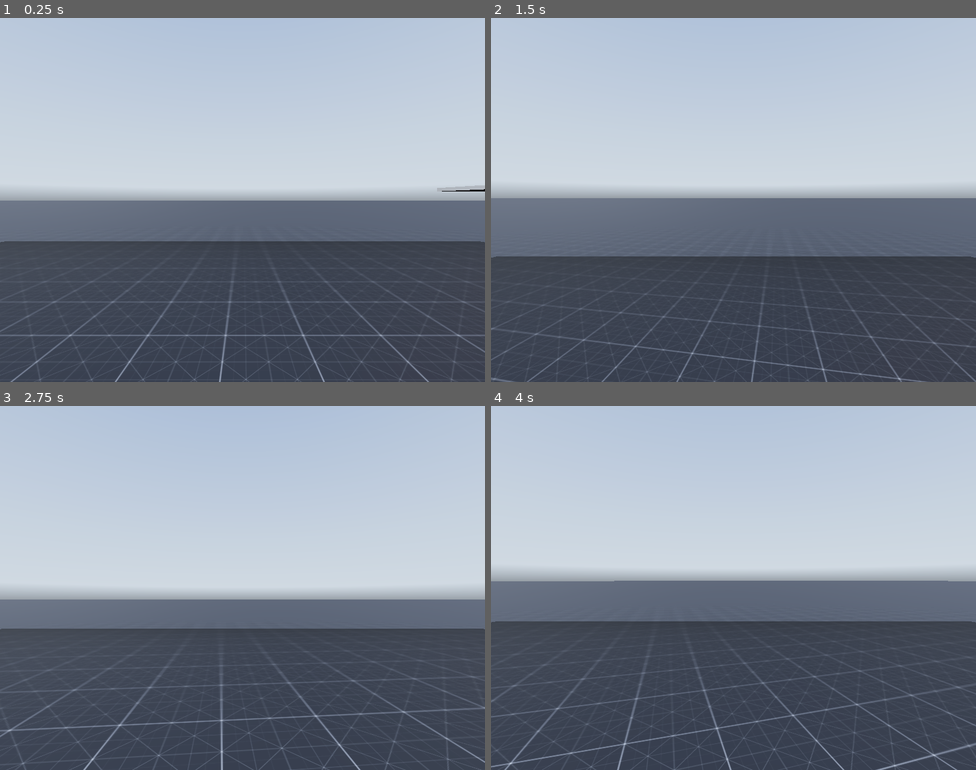
Above: before the commit, frames 1-4 (two rows, left to right).
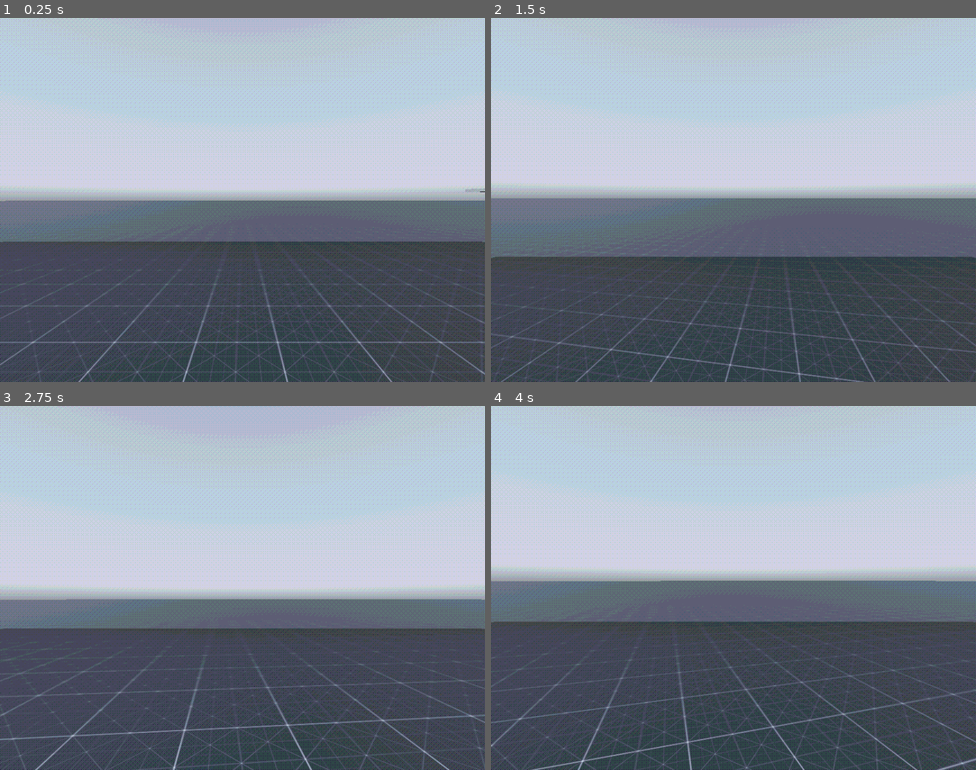
Above: after the commit, the same moments.

Repository: NilTPL/SampleFPS
Game: Godot game, scene res://levels/level_001.tscn
The game is run twice, just before and just after one commit, with the same random seed, the same clock (stepped at 60 frames per second) and the same inputs. A sky picture missing from this copy of the repository is replaced by a grey-blue gradient.
Inputs (mouse positions are in pixels of both pictures, inside the frame that each line leads up to):
- Up to frame 1 (0.25 s): no input
- Up to frame 2 (1.5 s): tap Enter at 0.5 s; move the mouse to (757, 200) at 0.52 s; hold Ctrl (player_crouch) 0.53-1.28 s; hold W (player_move_forward) from 0.53 s (still down); click (757, 200) at 0.67 s; tap Space (player_jump) at 0.77 s; move the mouse to (709, 200) at 1.27 s; tap Ctrl (player_crouch) at 1.35 s
- Up to frame 3 (2.75 s): keep holding W (player_move_forward); tap Space (player_jump) at 1.52 s; move the mouse to (252, 580) at 2.02 s; hold Ctrl (player_crouch) from 2.03 s (still down)
- Up to frame 4 (4 s): keep holding W (player_move_forward); move the mouse to (728, 595) at 2.77 s; release Ctrl (player_crouch) at 2.78 s; tap Ctrl (player_crouch) at 2.85 s; click (728, 595) at 2.92 s; tap Space (player_jump) at 3.02, 3.77 s; move the mouse to (767, 591) at 3.52 s; hold Ctrl (player_crouch) from 3.53 s (still down)

The runs differ from the first frame. In frame 1, 3.5% of the frame differs, in the area x 0-100%, y 46-100%; in frame 2, 2.9%; in frame 3, 3.6%; in frame 4, 3.9%, in the area x 0-100%, y 48-100%.

Commit message:
PostProcessing added
PSX post-processing set up, small changes to the worldmap

Diff:
--- a/controllers/fps_controller.tscn
+++ b/controllers/fps_controller.tscn
@@ -137,6 +137,7 @@
 transform = Transform3D(0.05, 0, 0, 0, 0.05, 0, 0, 0, 0.05, 0, 1.75, 0)
 
 [node name="Camera3D" type="Camera3D" parent="CameraController"]
+transform = Transform3D(20, 0, 0, 0, 20, 0, 0, 0, 20, 0, 0, 0)
 
 [node name="ReflectionProbe" type="ReflectionProbe" parent="CameraController/Camera3D"]
 update_mode = 1
--- a/levels/level_001.tscn
+++ b/levels/level_001.tscn
@@ -1,7 +1,8 @@
-[gd_scene load_steps=6 format=3 uid="uid://b1yleqbb8tc7x"]
+[gd_scene load_steps=8 format=3 uid="uid://b1yleqbb8tc7x"]
 
 [ext_resource type="PackedScene" uid="uid://btv0a42cgxt8g" path="res://levels/WE_test.tscn" id="1_db21n"]
 [ext_resource type="Texture2D" uid="uid://blwu62r7auiqw" path="res://textures/prototypeTextures/Dark/texture_04.png" id="3_y583q"]
+[ext_resource type="Shader" path="res://shaders/postprocessingps1.gdshader" id="4_3hq1t"]
 [ext_resource type="Material" uid="uid://cc8bkrnrtgxmo" path="res://materials/orange_grid.tres" id="4_lfpe5"]
 [ext_resource type="PackedScene" uid="uid://c3ffql15mo0aj" path="res://controllers/fps_controller.tscn" id="4_liofc"]
 
@@ -9,17 +10,24 @@
 albedo_texture = ExtResource("3_y583q")
 uv1_triplanar = true
 
+[sub_resource type="ShaderMaterial" id="ShaderMaterial_28pu2"]
+shader = ExtResource("4_3hq1t")
+shader_parameter/enabled = true
+shader_parameter/dithering = true
+shader_parameter/colors = 12
+shader_parameter/dither_size = 2
+
 [node name="Node3D" type="Node3D"]
 
 [node name="WorldEnvironment" parent="." instance=ExtResource("1_db21n")]
 
-[node name="Geometry" type="Node3D" parent="."]
-
-[node name="Floor" type="CSGBox3D" parent="Geometry"]
+[node name="Floor" type="CSGBox3D" parent="."]
 transform = Transform3D(1, 0, 0, 0, 1, 0, 0, 0, 1, 0, -0.25, 3)
 material_override = SubResource("StandardMaterial3D_fmf16")
 use_collision = true
 size = Vector3(1000, 0.5, 1000)
+
+[node name="Geometry" type="Node3D" parent="."]
 
 [node name="CrouchPlatforms" type="CSGCombiner3D" parent="Geometry"]
 use_collision = true
@@ -45,10 +53,17 @@
 operation = 2
 size = Vector3(4, 7.09088, 4)
 
-[node name="CSGBox3D" type="CSGBox3D" parent="Geometry/Stair"]
+[node name="HallwayClipper" type="CSGBox3D" parent="Geometry/Stair"]
 transform = Transform3D(0.866025, 0, -0.5, 0, 1, 0, 0.5, 0, 0.866025, 0.12132, 1.75, 8.96243)
 operation = 2
 size = Vector3(10, 3.5, 3)
+
+[node name="BackClipper" type="CSGCylinder3D" parent="Geometry/Stair"]
+transform = Transform3D(1, 0, 0, 0, 1, 0, 0, 0, 1, 7.5, 1, 5.5)
+operation = 2
+radius = 2.6
+height = 4.0
+sides = 16
 
 [node name="Arch" type="CSGCombiner3D" parent="Geometry"]
 transform = Transform3D(1, 0, 0, 0, 1, 0, 0, 0, 1, 2, 0, 0)
@@ -72,11 +87,18 @@
 sides = 32
 
 [node name="DirectionalLight3D" type="DirectionalLight3D" parent="."]
-transform = Transform3D(-0.743841, 0.404659, -0.531933, -0.155327, 0.669425, 0.726459, 0.650057, 0.622994, -0.435091, -5.10478, 17.1795, -32.4271)
+transform = Transform3D(-0.743841, 0.404659, -0.531932, -0.155327, 0.669425, 0.72646, 0.650057, 0.622994, -0.435091, -5.10478, 17.1795, -32.4271)
 light_energy = 0.5
 shadow_enabled = true
 
-[node name="CharacterBody3D" parent="." instance=ExtResource("4_liofc")]
-transform = Transform3D(-0.304515, 0, -0.952507, 0, 1, 0, 0.952507, 0, -0.304515, -6.78236, 0, 3.05716)
-floor_max_angle = 0.802851
-floor_snap_length = 0.2
+[node name="SubViewportContainer" type="SubViewportContainer" parent="."]
+material = SubResource("ShaderMaterial_28pu2")
+offset_right = 864.0
+offset_bottom = 648.0
+stretch = true
+
+[node name="SubViewport" type="SubViewport" parent="SubViewportContainer"]
+size = Vector2i(864, 648)
+
+[node name="CharacterBody3D" parent="SubViewportContainer/SubViewport" instance=ExtResource("4_liofc")]
+transform = Transform3D(1, 0, 0, 0, 1, 0, 0, 0, 1, -8.43082, 0, 3.90714)
--- /dev/null
+++ b/shaders/postprocessingps1.gdshader
@@ -0,0 +1,72 @@
+shader_type canvas_item;
+
+render_mode unshaded;
+
+#define MAXCOLORS 16
+
+uniform bool enabled = true;
+uniform bool dithering = true;
+uniform int colors : hint_range(1, MAXCOLORS) = 12;
+uniform int dither_size: hint_range(1, 8) = 2;
+
+float dithering_pattern(ivec2 fragcoord) {
+	const float pattern[] = {
+		0.00, 0.50, 0.10, 0.65,
+		0.75, 0.25, 0.90, 0.35,
+		0.20, 0.70, 0.05, 0.50,
+		0.95, 0.40, 0.80, 0.30
+	};
+
+	int x = fragcoord.x % 4;
+	int y = fragcoord.y % 4;
+
+	return pattern[y * 4 + x];
+}
+
+float reduce_color(float raw, float dither, int depth) {
+	float div = 1.0 / float(depth);
+	float val = 0.0;
+	int i = 0;
+
+	while (i <= MAXCOLORS)
+	{
+		if (raw > div * (float(i + 1))) {
+			i = i + 1;
+			continue;
+		}
+
+		if (raw * float(depth) - float(i) <= dither * 0.999)
+		{
+			val = div * float(i);
+		}
+		else
+		{
+			val = div * float(i + 1);
+		}
+		return val;
+
+		i = i+1;
+	}
+
+	return val;
+}
+
+void fragment() {
+	vec4 raw = texture(TEXTURE, SCREEN_UV);
+	ivec2 uv = ivec2(FRAGCOORD.xy / float(dither_size));
+
+	if (enabled == true){
+		float dithering_value = 1.0;
+		if (dithering)
+		{
+			dithering_value = dithering_pattern(uv);
+		}
+
+		COLOR.r = reduce_color(raw.r, (dithering_value - 0.5) * dithering_value + 0.5, colors - 1);
+		COLOR.g = reduce_color(raw.g, (dithering_value - 0.5) * dithering_value + 0.5, colors - 1);
+		COLOR.b = reduce_color(raw.b, (dithering_value - 0.5) * dithering_value + 0.5, colors - 1);
+
+	} else {
+		COLOR.rgb = raw.rgb;
+	}
+}
